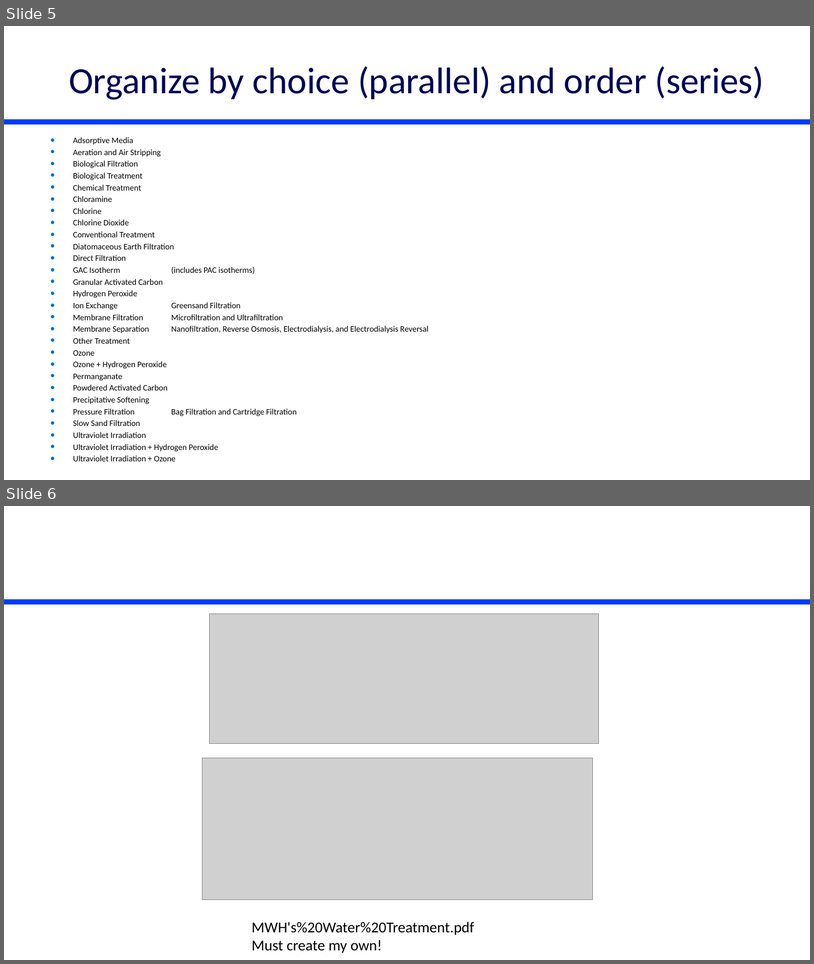
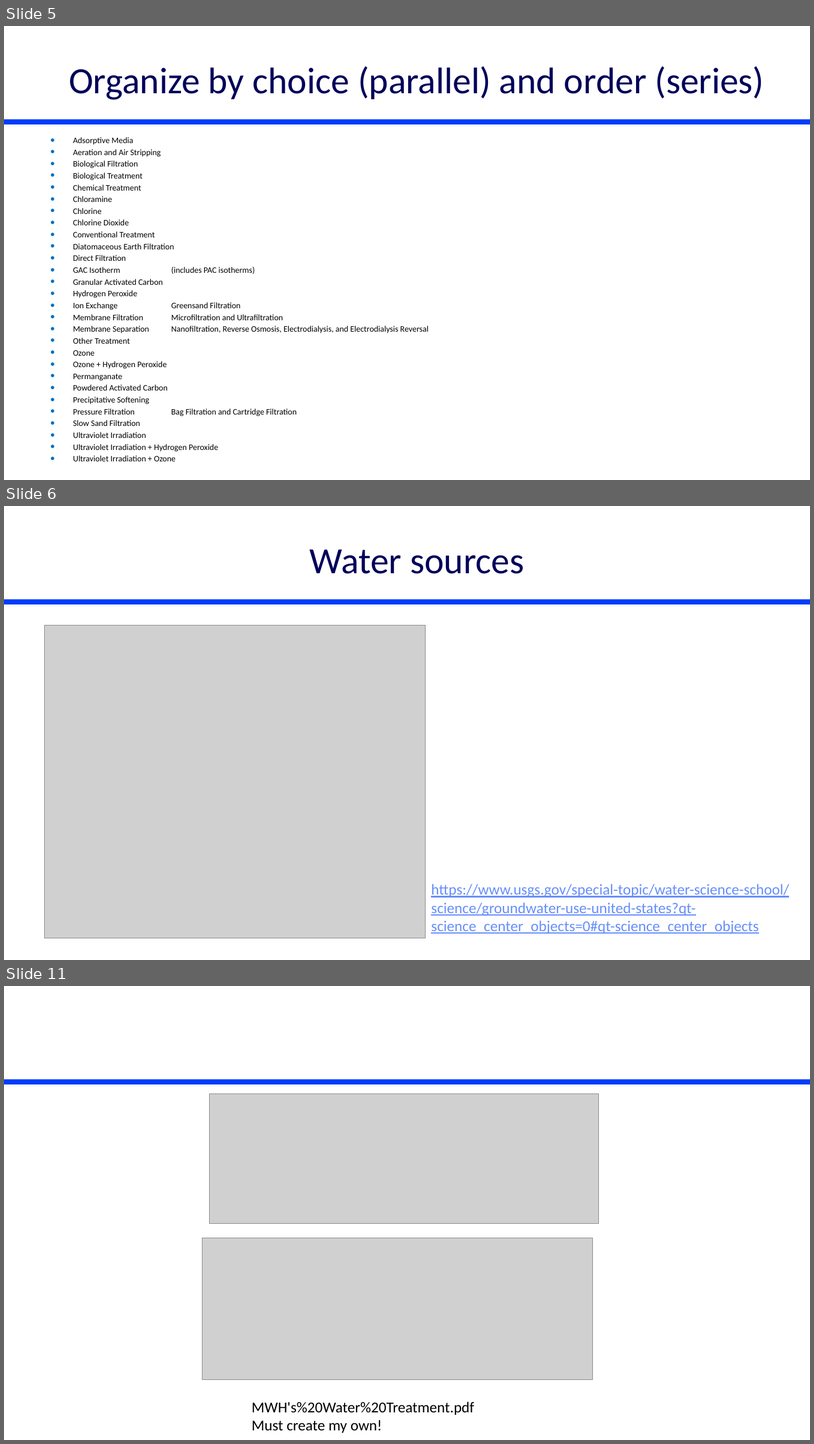
Before and after one commit to monroews/CEE4590, a slide deck: Lectures/Unit Process Selection.pptx. Shown one above the other, each under a label of ours: slides 5 and 6 before the commit, slides 5, 6 and 11 after it; the slides between them are not shown. The pictures are 814x964 and 814x1444 pixels, drawn with LibreOffice and Linux fonts; fonts in the diff are those of the drawing; grey boxes stand for pictures. Boxes give left, top, right and bottom in pixels: in the first picture for what was removed or moved away, otherwise in the second. Text is boxed around its words. In the diff, an @@ line names an element or a change of style, - is before the commit and + after.

```diff
--- a/Lectures/Unit Process Selection.pptx
+++ b/Lectures/Unit Process Selection.pptx
@@ slide 6 added at <box>4,506,810,960</box>, background #FFFFFF; not listed: 1 template element that a slide beside it also shows @@
@@ title added at <box>310,549,524,574</box>, 44 pt, text #00005A @@
+Water sources
@@ picture added at <box>45,625,426,938</box> @@
@@ text added at <box>431,883,789,934</box>, 18 pt, text #678EFD, underline @@
+https://www.usgs.gov/special-topic/water-science-school/science/groundwater-use-united-states?qt-science_center_objects=0#qt-science_center_objects
@@ what was slide 6 is now slide 11 @@
```
Also in this commit, not shown: 4 other slides added, 1 other file.
